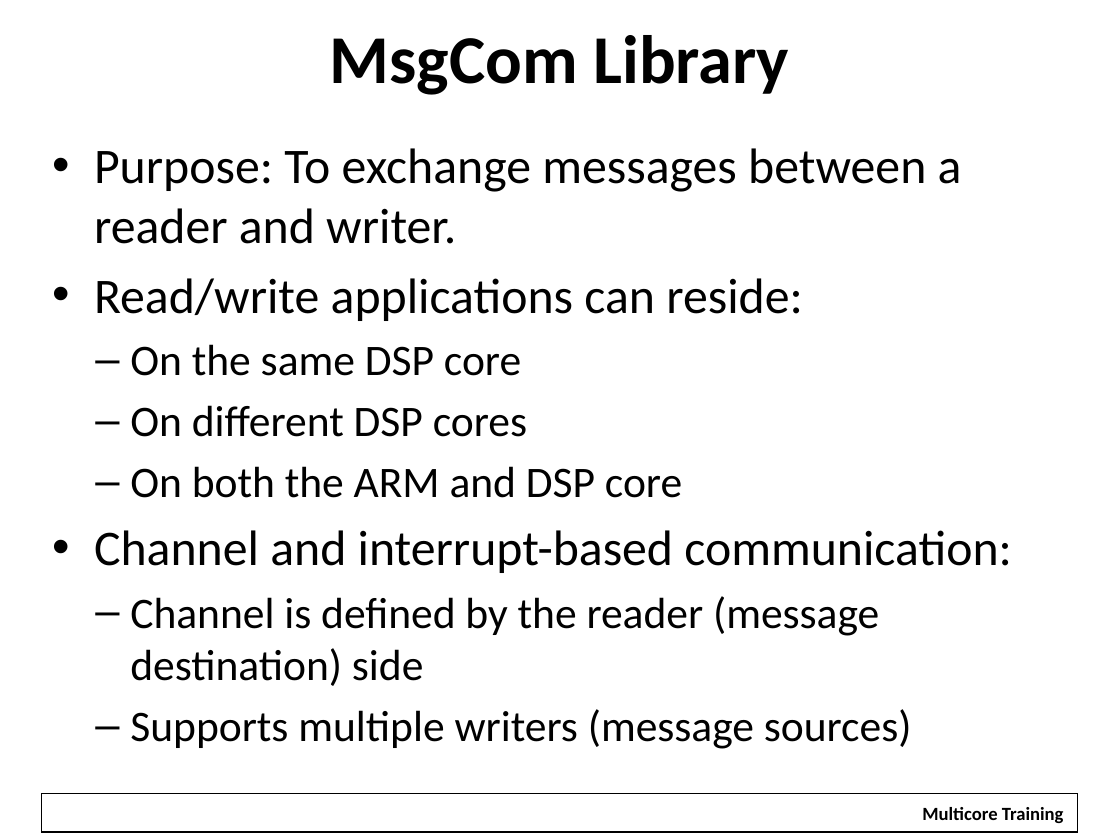
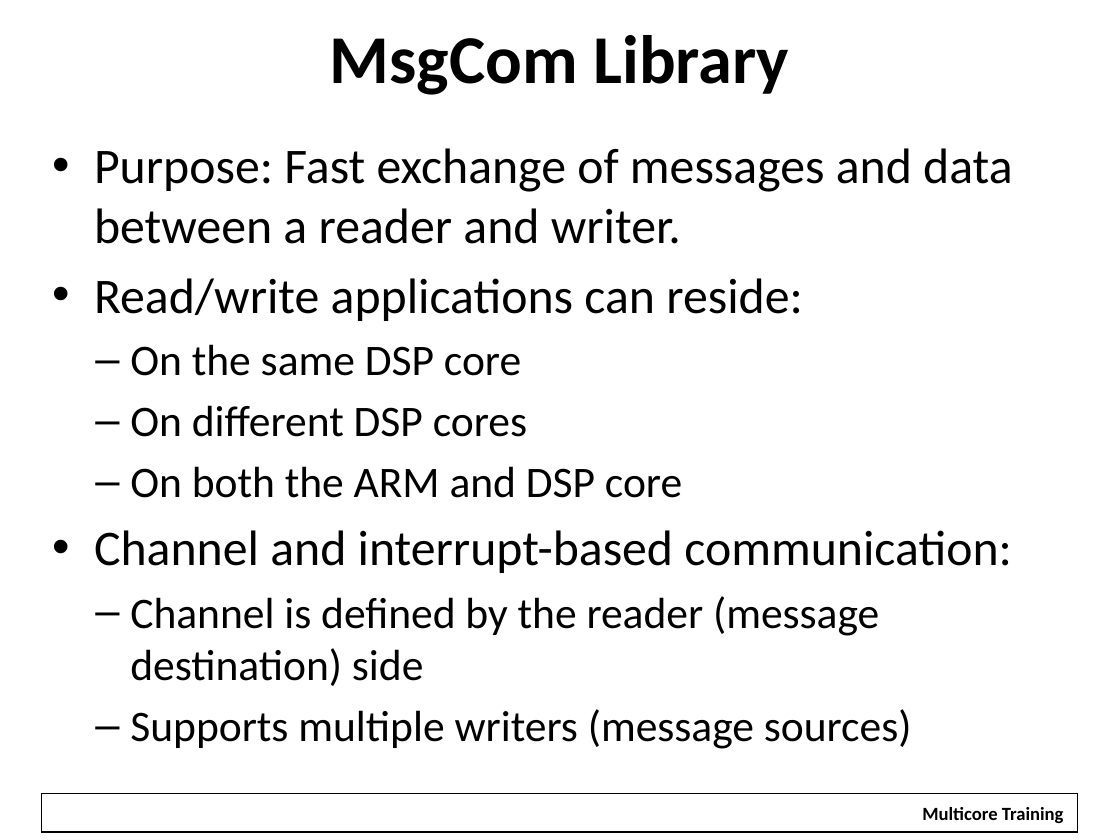
Before and after one commit to hari1989/keystone-workshop, a slide deck: slide 32 of preliminary/Working/presentations/KeyStoneII_ IPC.pptx (slide 34 before the commit). Drawn at 1120x840 pixels with LibreOffice and Linux fonts; fonts in the diff are those of the drawing; background and template pictures are left out. Boxes give left, top, right and bottom in pixels: in the first picture for what was removed or moved away, otherwise in the second. Text is boxed around its words. In the diff, an @@ line names an element or a change of style, - is before the commit and + after.

```diff
--- a/preliminary/Working/presentations/KeyStoneII_ IPC.pptx
+++ b/preliminary/Working/presentations/KeyStoneII_ IPC.pptx
@@ text at bbox=[94, 148, 1012, 244]: text changed @@
-• Purpose: To exchange messages between a reader and writer.
+• Purpose: Fast exchange of messages and data between a reader and writer.
```
Also in this commit, not shown: 15 other slides changed, 7 slides removed.
